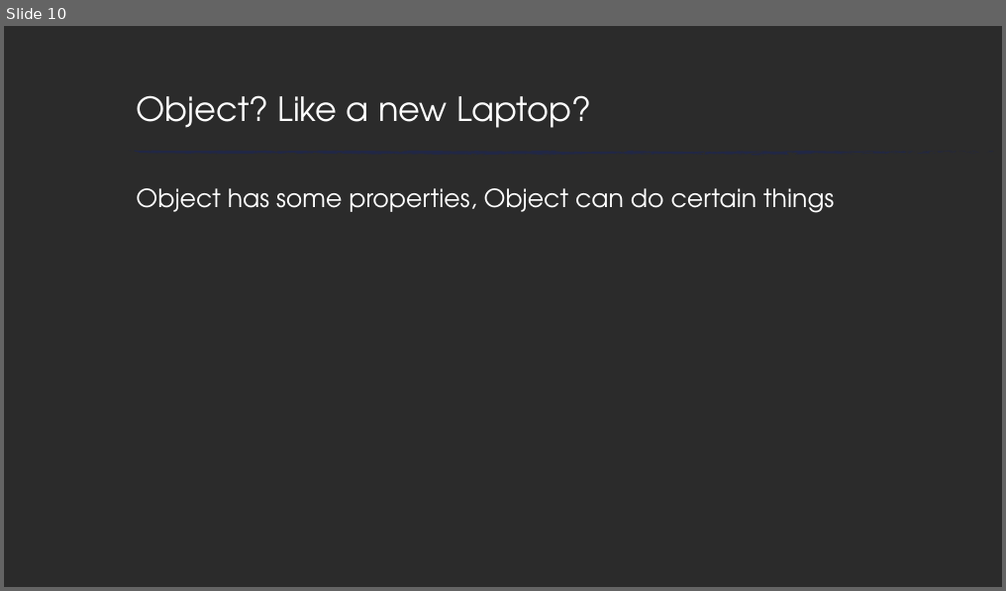
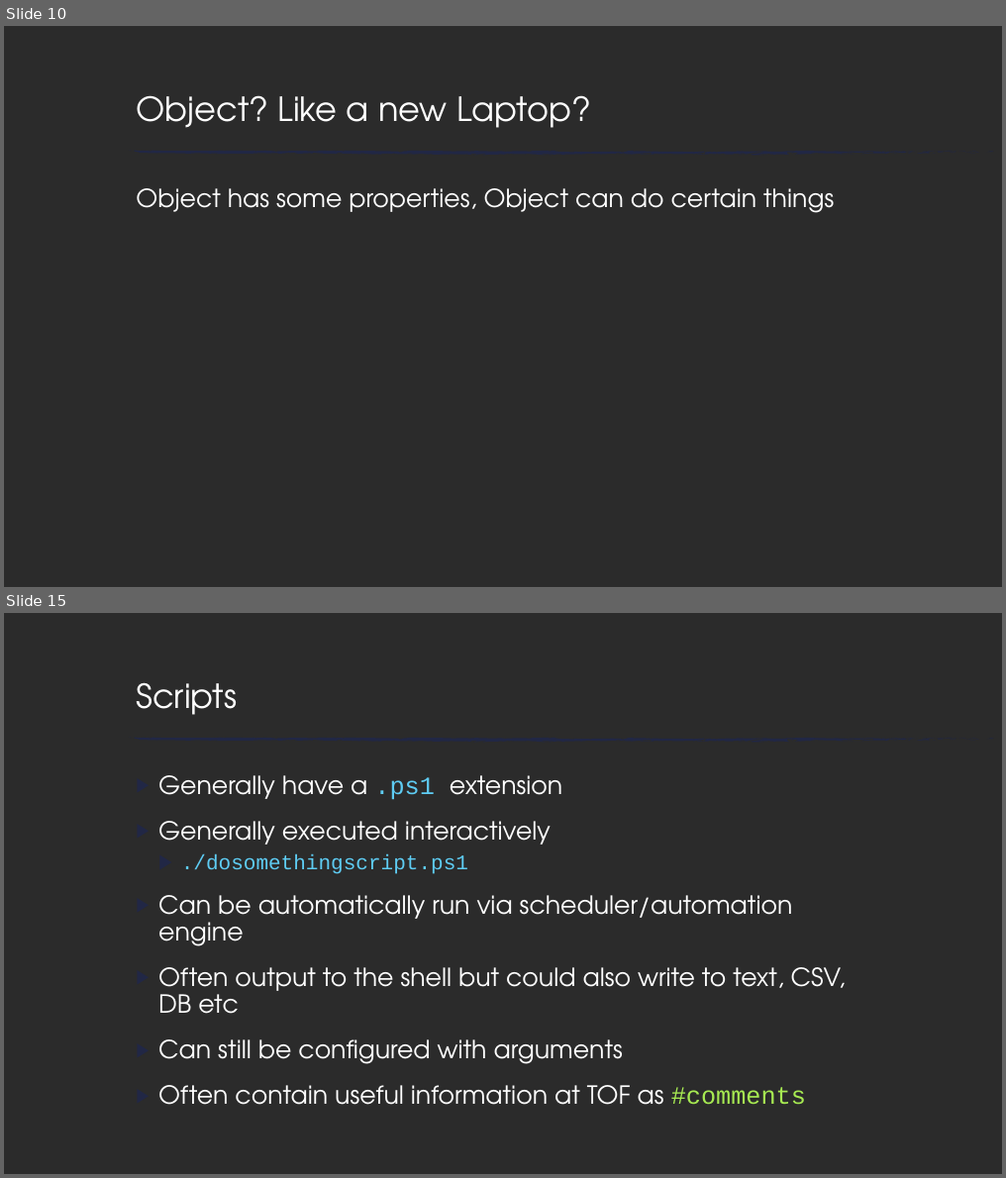
Before and after one commit to ryandcoates/bcc-ps101, a slide deck: bcc18-ps101.pptx. Shown one above the other, each under a label of ours: slide 10 before the commit, slides 10 and 15 after it; the slides between them are not shown. The pictures are 1006x591 and 1006x1178 pixels, drawn with LibreOffice and Linux fonts; fonts in the diff are those of the drawing; background and template pictures are left out; a plain dark background stands for a picture behind light text. Boxes give left, top, right and bottom in pixels: in the first picture for what was removed or moved away, otherwise in the second. Text is boxed around its words. In the diff, an @@ line names an element or a change of style, - is before the commit and + after.

```diff
--- a/bcc18-ps101.pptx
+++ b/bcc18-ps101.pptx
@@ slide 15 added at (4, 613, 1002, 1174), background picture (left out); not listed: 74 template elements that a slide beside it also shows @@
@@ title added at (136, 682, 237, 715), 32 pt, text #FFFFFF @@
+Scripts
@@ text added at (158, 775, 846, 1105), 24 pt, text #FFFFFF @@
+▶ Generally have a .ps1 extension
+▶ Generally executed interactively
+  ▶ ./dosomethingscript.ps1
+▶ Can be automatically run via scheduler/automation engine
+▶ Often output to the shell but could also write to text, CSV, DB etc
+▶ Can still be configured with arguments
+▶ Often contain useful information at TOF as #comments
```
Also in this commit, not shown: 2 slides changed, 3 other slides added.
